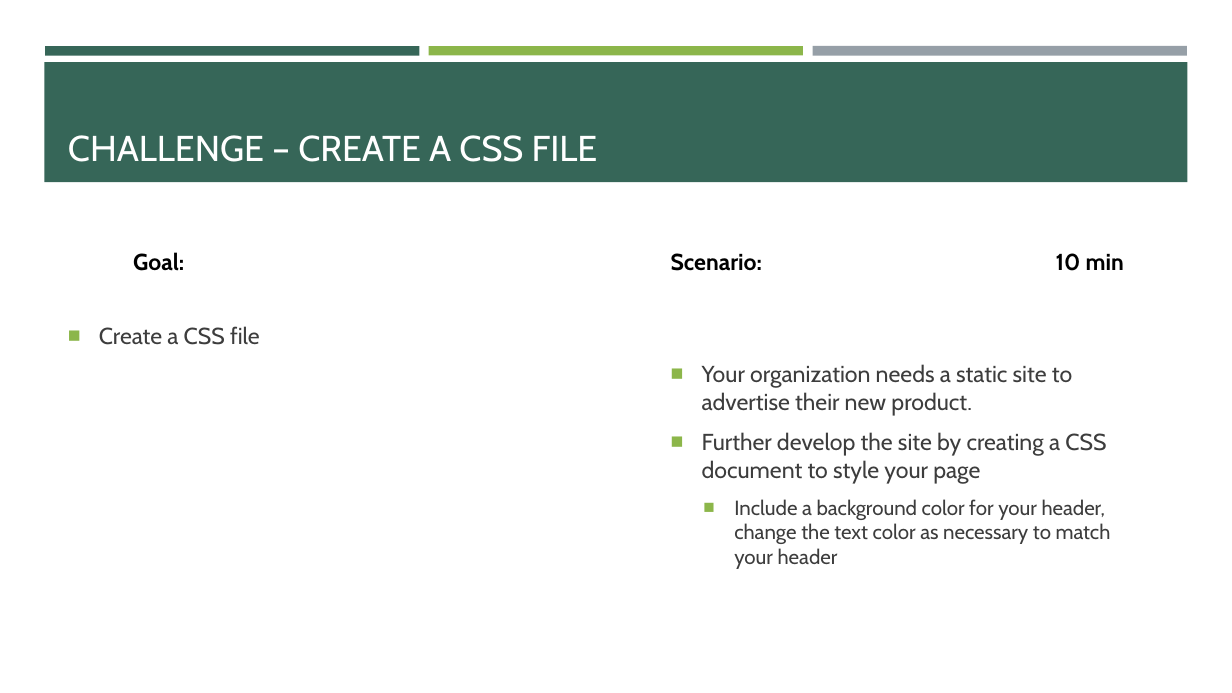
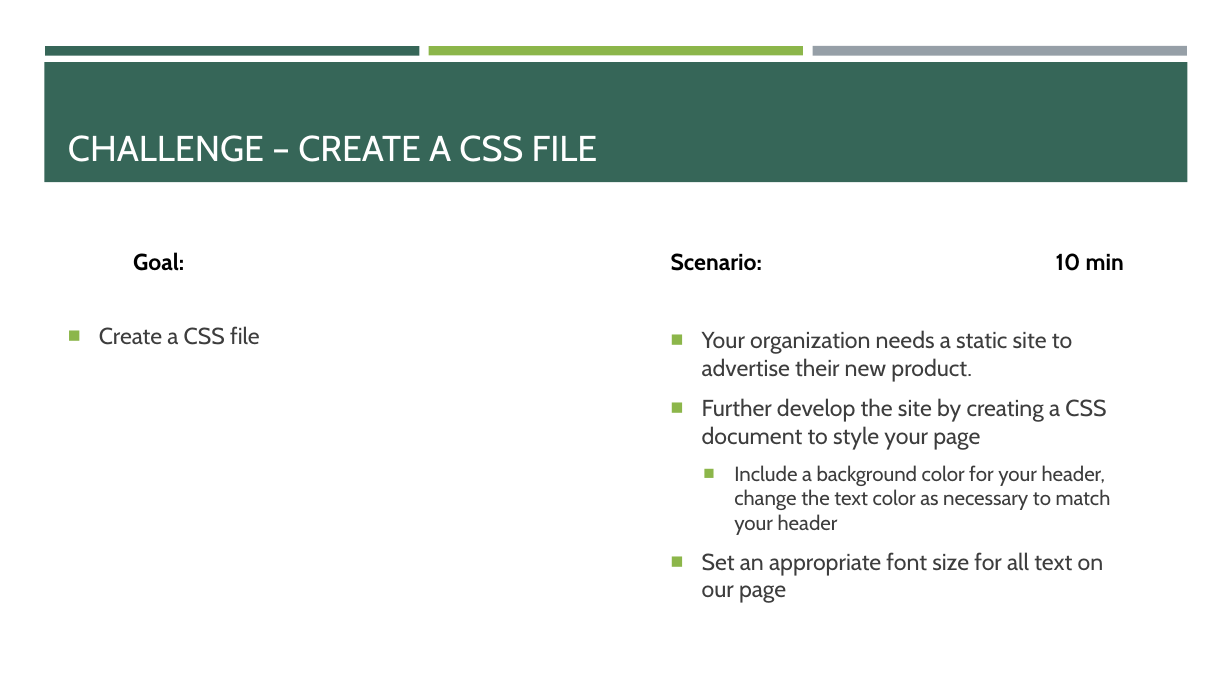
Before and after one commit to e-m-wilson/dotnet, a slide deck: slide 32 of Resources-Notes-Ppts/HTML-CSS-JS/HTML-CSS.pptx. Drawn at 1232x693 pixels with LibreOffice and Linux fonts; fonts in the diff are those of the drawing. Boxes give left, top, right and bottom in pixels: in the first picture for what was removed or moved away, otherwise in the second. Text is boxed around its words. In the diff, an @@ line names an element or a change of style, - is before the commit and + after.

```diff
--- a/Resources-Notes-Ppts/HTML-CSS-JS/HTML-CSS.pptx
+++ b/Resources-Notes-Ppts/HTML-CSS-JS/HTML-CSS.pptx
@@ text at [702, 552, 1104, 603]: paragraph added @@
+■ Set an appropriate font size for all text on our page
```
Also in this commit, not shown: 1 other slide changed, 1 other file.
